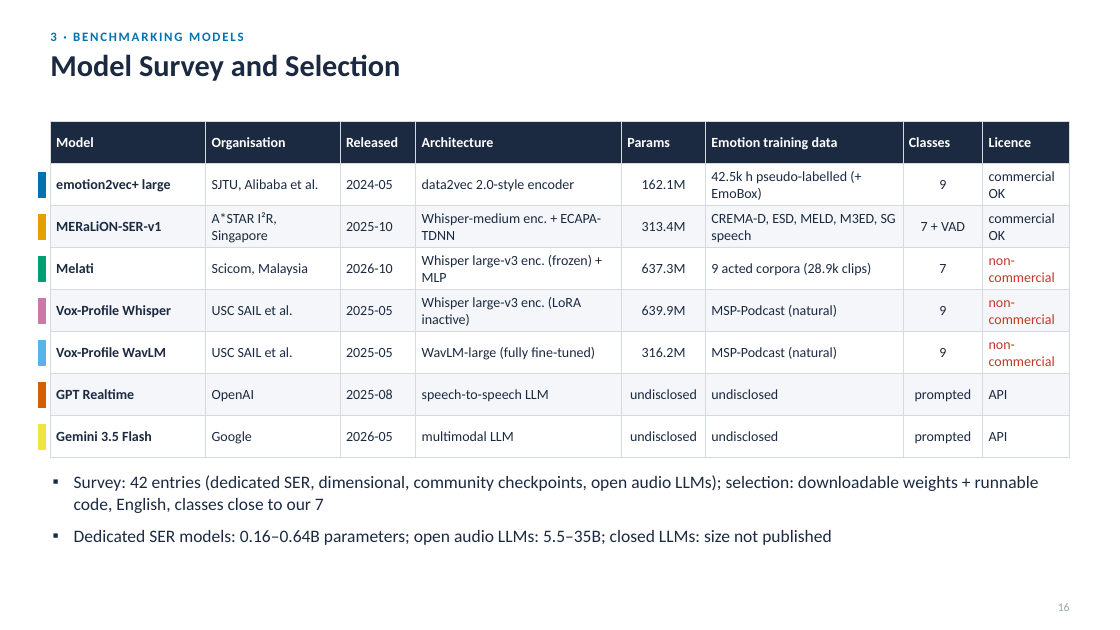
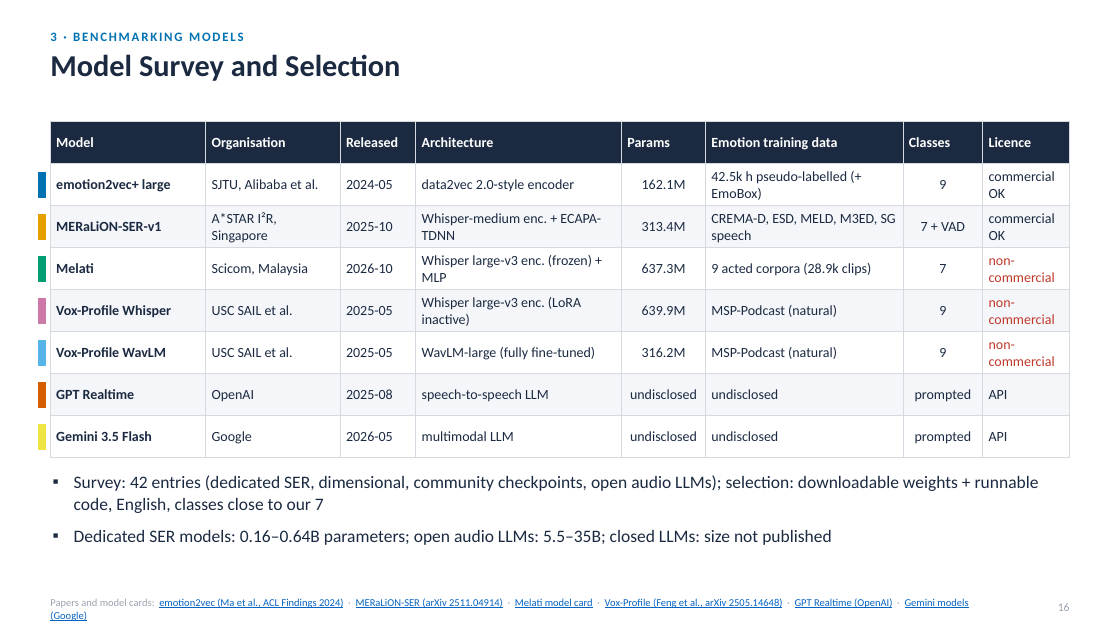
Before and after one commit to Davidlequnchen/emotion_recognition, a slide deck: slide 17 of emotion_recognition/presentation/SER_evaluation.pptx. Drawn at 1120x630 pixels with LibreOffice and Linux fonts; fonts in the diff are those of the drawing. Boxes give left, top, right and bottom in pixels: in the first picture for what was removed or moved away, otherwise in the second. Text is boxed around its words. In the diff, an @@ line names an element or a change of style, - is before the commit and + after.

```diff
--- a/emotion_recognition/presentation/SER_evaluation.pptx
+++ b/emotion_recognition/presentation/SER_evaluation.pptx
@@ text added at [50, 598, 968, 621], 9 pt, text #0563C1, underline @@
+Papers and model cards: emotion2vec (Ma et al., ACL Findings 2024) · MERaLiON-SER (arXiv 2511.04914) · Melati model card · Vox-Profile (Feng et al., arXiv 2505.14648) · GPT Realtime (OpenAI) · Gemini models (Google)
```
Also in this commit, not shown: 34 other slides changed, 2 slides added, 7 other files.
